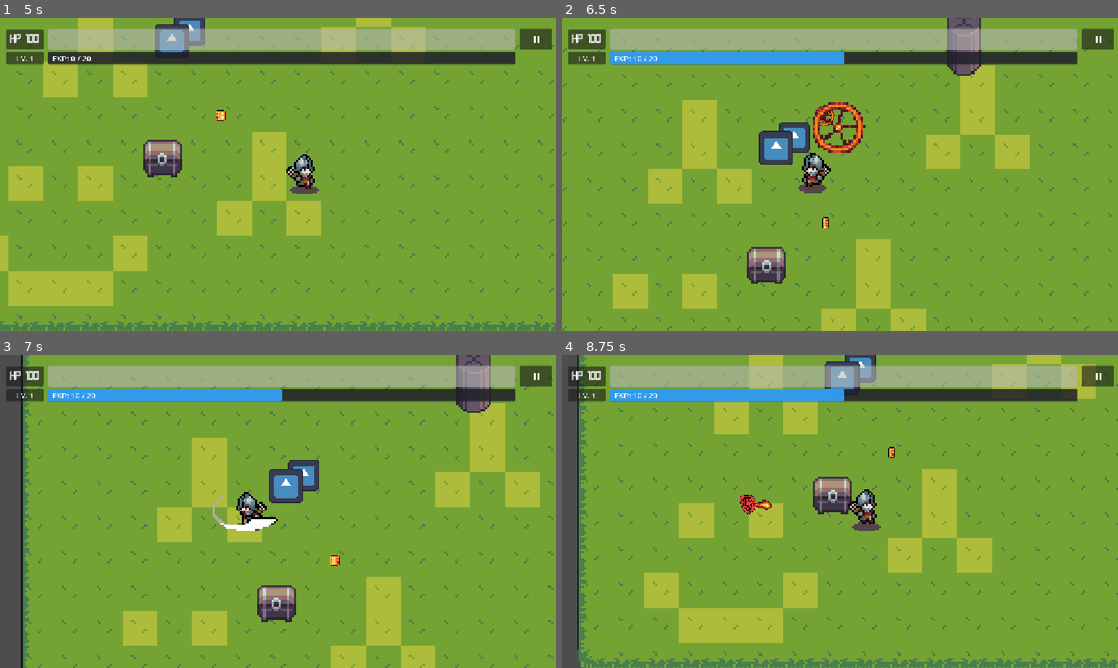
Above: before the commit, frames 1-4 (two rows, left to right).
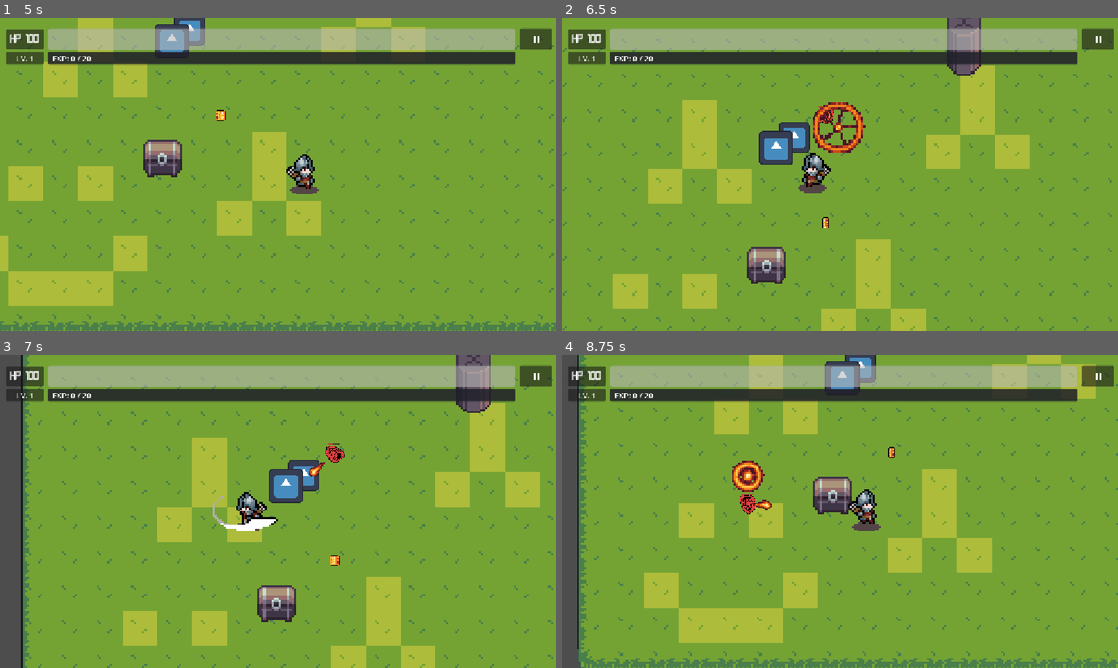
Above: after the commit, the same moments.

Repository: whyfren/HavenJakartaPrepare
Game: Godot game, scene res://UI/Menu.tscn
Two runs of this game, one before a commit and one after it. Both use one fixed random seed, a clock stepped at 60 frames per second and the inputs below. The engine's default icon, where the game draws it, is replaced by a stand-in: a white triangle on a blue panel in a dark square.
Inputs:
- Up to frame 1 (5 s): click "Start" at 0.5 s; click "⏸" at 1.25 s; click "Continue" at 2 s; tap Enter at 2.75 s; hold D (right) 2.78-3.53 s; hold Z (attack) 2.78-3.53 s; hold S (down) 3.53-4.28 s; tap Z (attack) at 3.6 s; hold D (right) from 4.28 s (still down); hold Z (attack) from 4.28 s (still down)
- Up to frame 2 (6.5 s): release D (right) at 5.03 s; release Z (attack) at 5.03 s; hold W (up) 5.03-5.78 s; tap Z (attack) at 5.1 s; hold A (left) from 5.78 s (still down); hold Z (attack) from 5.78 s (still down)
- Up to frame 3 (7 s): keep holding A (left); release Z (attack) at 6.53 s; tap Z (attack) at 6.6 s
- Up to frame 4 (8.75 s): release A (left) at 7.28 s; hold S (down) 7.28-8.03 s; hold Z (attack) 7.28-8.03 s; hold D (right) from 8.03 s (still down); tap Z (attack) at 8.1 s

Frame 1 is identical in both runs. In frame 2, 1.8% of the frame differs, in the area x 8-51%, y 10-35%; in frame 3, 2.0%; in frame 4, 2.2%, in the area x 8-51%, y 10-45%.

Commit message:
adjust hp enemy

Diff:
--- a/UI/hud.gd
+++ b/UI/hud.gd
@@ -20,7 +20,6 @@
 	_update_exp(Gamemanager.current_exp, Gamemanager.max_exp, Gamemanager.level)
 
 func _setup_exp_and_level_ui() -> void:
-	# 1. Panel & Label untuk Level
 	level_panel = Panel.new()
 	level_panel.name = "LevelPanel"
 	level_panel.offset_left = 12.0
@@ -40,7 +39,6 @@
 	level_panel.add_child(level_label)
 	add_child(level_panel)
 
-	# 2. Progress Bar untuk EXP
 	exp_bar = ProgressBar.new()
 	exp_bar.name = "ExpBar"
 	exp_bar.offset_left = 99.0
@@ -66,7 +64,6 @@
 	exp_bar.add_theme_stylebox_override("background", sb_bg)
 	exp_bar.add_theme_stylebox_override("fill", sb_fill)
 
-	# Label di dalam EXP Bar
 	exp_label = Label.new()
 	exp_label.name = "ExpLabel"
 	exp_label.text = "EXP: 0 / 20"
--- a/autoload/gamemanager.gd
+++ b/autoload/gamemanager.gd
@@ -14,7 +14,6 @@
 var current_health: float = 100.0
 var is_paused: bool = false
 
-# Sistem Level, EXP & Scaling
 var level: int = 1
 var current_exp: float = 0.0
 var max_exp: float = 20.0
@@ -35,20 +34,17 @@
 		current_exp -= max_exp
 		level += 1
 		max_exp = roundf(max_exp * 1.5)
-		# Reward level up: Tambah Max HP dan heal
 		max_health += 10.0
 		heal(max_health * 0.3)
 		level_up.emit(level)
 		Audiomanager.play_sfx("click", 1.8)
 	exp_changed.emit(current_exp, max_exp, level)
 
-func get_player_damage(base_damage: int = 10) -> int:
-	# Setiap naik level, damage player bertambah +5
+func get_player_damage(base_damage: int = 20) -> int:
 	return base_damage + (level - 1) * 5
 
-func get_enemy_scaling_hp(base_hp: float = 25.0) -> float:
-	# Scaling: Setiap 15 detik HP musuh bertambah 5, ditambah bonus sesuai level player
-	var time_bonus: float = floorf(game_time / 15.0) * 5.0
+func get_enemy_scaling_hp(base_hp: float = 60.0) -> float:
+	var time_bonus: float = floorf(game_time / 60.0) * 10.0
 	var level_bonus: float = (level - 1) * 5.0
 	return base_hp + time_bonus + level_bonus
 
--- a/entitiy/enemy/enemy.gd
+++ b/entitiy/enemy/enemy.gd
@@ -5,17 +5,18 @@
 const FIREBALL_SPEED := 420.0
 const SHOOT_COOLDOWN := 1.2
 const WANDER_CHANGE_TIME := 2.5
-const FIREBALL_LIFETIME := 3.0
+const FIREBALL_LIFETIME := 1.8
 const FIREBALL_SCENE := preload("res://entity/projectile/fireball.tscn")
 const HIT_EFFECT_SCENE := preload("res://entity/projectile/hit.tscn")
 
-@export var base_hp: float = 25.0
+@export var base_hp: float = 60.0
 @export var exp_reward: float = 10.0
 @export var player: Node2D
 
-var max_hp: float = 25.0
-var current_hp: float = 25.0
+var max_hp: float = 60.0
+var current_hp: float = 60.0
 var hp_bar: ProgressBar
+var is_invulnerable: bool = false
 
 var wander_direction := Vector2.ZERO
 var wander_time_left := 0.0
@@ -31,7 +32,6 @@
 	if not is_instance_valid(player):
 		player = get_tree().get_first_node_in_group("player")
 
-	# Scaling HP berdasarkan waktu bermain dan level
 	max_hp = Gamemanager.get_enemy_scaling_hp(base_hp)
 	current_hp = max_hp
 	_setup_hp_bar()
@@ -46,14 +46,14 @@
 	hp_bar.value = current_hp
 
 	var sb_bg := StyleBoxFlat.new()
-	sb_bg.bg_color = Color(0.1, 0.1, 0.1, 0.8)
+	sb_bg.bg_color = Color(0.15, 0.15, 0.15, 0.85)
 	sb_bg.corner_radius_top_left = 2
 	sb_bg.corner_radius_top_right = 2
 	sb_bg.corner_radius_bottom_left = 2
 	sb_bg.corner_radius_bottom_right = 2
 
 	var sb_fill := StyleBoxFlat.new()
-	sb_fill.bg_color = Color(0.9, 0.2, 0.2, 0.95)
+	sb_fill.bg_color = Color(0.85, 0.2, 0.2, 0.95)
 	sb_fill.corner_radius_top_left = 2
 	sb_fill.corner_radius_top_right = 2
 	sb_fill.corner_radius_bottom_left = 2
@@ -62,7 +62,7 @@
 	hp_bar.add_theme_stylebox_override("background", sb_bg)
 	hp_bar.add_theme_stylebox_override("fill", sb_fill)
 	add_child(hp_bar)
-	hp_bar.visible = false # Ditampilkan saat pertama kali terkena damage
+	hp_bar.visible = true
 
 func _physics_process(delta: float) -> void:
 	wander_time_left -= delta
@@ -103,12 +103,14 @@
 	get_tree().current_scene.add_child(fireball)
 
 func take_damage(amount: int) -> void:
-	current_hp -= amount
+	if is_invulnerable or current_hp <= 0:
+		return
+	is_invulnerable = true
+	current_hp = maxf(current_hp - amount, 0.0)
+
 	if hp_bar:
-		hp_bar.visible = true
 		hp_bar.value = current_hp
 
-	# Efek percikan saat terkena damage
 	if HIT_EFFECT_SCENE and get_tree().current_scene:
 		var hit := HIT_EFFECT_SCENE.instantiate()
 		hit.global_position = global_position
@@ -116,20 +118,23 @@
 		hit.animation_name = "fire"
 		get_tree().current_scene.call_deferred("add_child", hit)
 
-	# Flash putih sesaat pada sprite musuh
 	if sprite:
 		var orig_color: Color = sprite.modulate
 		sprite.modulate = Color(2.5, 2.5, 2.5, 1.0)
-		get_tree().create_timer(0.08).timeout.connect(func():
+		get_tree().create_timer(0.12).timeout.connect(func():
 			if is_instance_valid(sprite):
 				sprite.modulate = orig_color
+			is_invulnerable = false
+		)
+	else:
+		get_tree().create_timer(0.12).timeout.connect(func():
+			is_invulnerable = false
 		)
 
 	if current_hp <= 0:
 		_die()
 
 func _die() -> void:
-	# Berikan EXP ke player
 	Gamemanager.add_exp(exp_reward)
 	Audiomanager.play_sfx("blast")
 
--- a/entity/projectile/projectile.gd
+++ b/entity/projectile/projectile.gd
@@ -4,7 +4,7 @@
 
 @export var speed: float = 420.0
 @export var damage: float = 5.0
-@export var lifetime: float = 3.0
+@export var lifetime: float = 1.8
 @export_enum("arcane", "crimson", "electric", "fire", "holy", "ice", "plasma", "rose", "shadow", "toxic") var element: String = "fire"
 
 var direction: Vector2 = Vector2.RIGHT
@@ -32,15 +32,13 @@
 	global_position += direction * speed * delta
 	lifetime -= delta
 	if lifetime <= 0.0:
-		queue_free()
+		_explode()
 		return
 
 	if not is_parried:
 		var player := get_tree().get_first_node_in_group("player") as Node2D
 		if is_instance_valid(player):
 			var dist := global_position.distance_to(player.global_position)
-
-			# Sistem Parry: Jika player sedang menyerang (is_attacking) dan proyektil berada dalam jangkauan pedang
 			var is_attacking: bool = bool(player.get("is_attacking"))
 			if is_attacking and dist < 110.0:
 				var to_proj := global_position - player.global_position
@@ -49,24 +47,19 @@
 					facing_left = player.get_node("AnimatedSprite2D").flip_h
 				var facing_dir := Vector2.LEFT if facing_left else Vector2.RIGHT
 
-				# Cek apakah proyektil berada di arah tebasan atau dekat dengan pedang
 				if to_proj.normalized().dot(facing_dir) > -0.3 or dist < 65.0:
 					parry(player)
 					return
 
-			# Jika tidak tertangkis dan mengenai player
 			if dist < 30.0:
 				Gamemanager.take_damage(damage)
 				_explode()
+				return
 	else:
-		# Jika sudah di-parry: cari musuh terdekat untuk dihantam
-		var parry_damage: int = int(Gamemanager.get_player_damage(10) * 3.0)
 		for enemy in get_tree().get_nodes_in_group("enemy"):
 			if is_instance_valid(enemy) and not enemy.is_queued_for_deletion():
 				if global_position.distance_to(enemy.global_position) < 45.0:
-					if enemy.has_method("take_damage"):
-						enemy.take_damage(parry_damage)
-					_explode()
+					_hit_enemy(enemy)
 					return
 
 func _on_body_entered(body: Node2D) -> void:
@@ -83,11 +76,9 @@
 			_explode()
 	else:
 		if body.is_in_group("player"):
-			return # Abaikan player, jangan sampai melukai player sendiri
+			return
 		if body.has_method("take_damage"):
-			var parry_damage: int = int(Gamemanager.get_player_damage(10) * 3.0)
-			body.take_damage(parry_damage)
-			_explode()
+			_hit_enemy(body)
 		elif body is TileMapLayer or body is StaticBody2D:
 			_explode()
 
@@ -95,27 +86,29 @@
 	if _exploded:
 		return
 	if not is_parried:
-		# Deteksi sentuhan dengan Hitbox pedang player
 		if area.name == "Hitbox" or area.is_in_group("player_hitbox"):
 			var player := area.get_parent()
 			if is_instance_valid(player) and player.get("is_attacking"):
 				parry(player)
 				return
 	else:
-		# Deteksi sentuhan dengan Hurtbox musuh
 		var target := area.get_parent()
 		if is_instance_valid(target) and not target.is_in_group("player") and target.has_method("take_damage"):
-			var parry_damage: int = int(Gamemanager.get_player_damage(10) * 3.0)
-			target.take_damage(parry_damage)
-			_explode()
+			_hit_enemy(target)
 
-## Fungsi untuk membalikkan proyektil dan memicu efek parry
+func _hit_enemy(target: Node) -> void:
+	if _exploded:
+		return
+	var parry_damage: int = int(Gamemanager.get_player_damage(20) * 1.75)
+	if is_instance_valid(target) and target.has_method("take_damage"):
+		target.take_damage(parry_damage)
+	_explode()
+
 func parry(player: Node2D) -> void:
 	if is_parried or _exploded:
 		return
 	is_parried = true
 
-	# 1. Pantulkan arahnya ke musuh terdekat, atau balikkan arah jika musuh tidak ditemukan
 	var nearest_enemy: Node2D = null
 	var min_dist: float = 999999.0
 	for enemy in get_tree().get_nodes_in_group("enemy"):
@@ -130,17 +123,14 @@
 	else:
 		direction = -direction
 
-	# 2. Tingkatkan kecepatan proyektil dan reset lifetime
 	speed *= 1.6
-	lifetime = 4.0
+	lifetime = 2.5
 	rotation = direction.angle()
 
-	# 3. Ubah warna visual proyektil menjadi emas bercahaya (parried glow)
 	if animated_sprite:
 		animated_sprite.modulate = Color(2.5, 2.0, 0.4, 1.0)
 	scale = scale * 1.3
 
-	# 4. Munculkan efek kilatan/spark di titik benturan pedang
 	if HIT_EFFECT_SCENE and get_tree().current_scene:
 		var spark := HIT_EFFECT_SCENE.instantiate()
 		spark.global_position = global_position
@@ -148,11 +138,9 @@
 		spark.animation_name = "holy" if element != "holy" else "arcane"
 		get_tree().current_scene.call_deferred("add_child", spark)
 
-	# 5. Putar efek suara parry (benturan logam / clink ber-pitch tinggi)
 	if Audiomanager:
 		Audiomanager.play_sfx("blast", 2.2)
 
-	# 6. Guncangan kamera (camera shake)
 	if player and player.has_method("camera_shake"):
 		player.camera_shake(7.0, 0.15)
 
@@ -160,6 +148,9 @@
 	if _exploded:
 		return
 	_exploded = true
+	set_physics_process(false)
+	hide()
+
 	Audiomanager.play_sfx("blast")
 	if HIT_EFFECT_SCENE and get_tree().current_scene:
 		var hit := HIT_EFFECT_SCENE.instantiate()
--- a/hitbox.gd
+++ b/hitbox.gd
@@ -1,26 +1,35 @@
 extends Area2D
 
-@export var damage: int = 10
+@export var damage: int = 20
 @onready var collision_shape: CollisionShape2D = %HitboxCollision
+
+var hit_targets: Array[Node] = []
 
 func _ready() -> void:
 	add_to_group("player_hitbox")
 	collision_shape.disabled = true
 
 func attack() -> void:
+	hit_targets.clear()
 	collision_shape.disabled = false
-	await get_tree().create_timer(0.5).timeout
+	await get_tree().create_timer(0.3).timeout
 	collision_shape.disabled = true
+	hit_targets.clear()
 
 func _on_area_entered(area: Area2D) -> void:
 	if area.has_method("parry"):
 		area.parry(get_parent())
 		return
 
-	var target = area.get_parent()
-	var current_damage: int = Gamemanager.get_player_damage(damage)
+	var target: Node = area.get_parent()
+	var damage_receiver: Node = null
 
 	if is_instance_valid(target) and not target.is_queued_for_deletion() and target.has_method("take_damage"):
-		target.take_damage(current_damage)
+		damage_receiver = target
 	elif is_instance_valid(area) and not area.is_queued_for_deletion() and area.has_method("take_damage"):
-		area.take_damage(current_damage)
+		damage_receiver = area
+
+	if damage_receiver and not damage_receiver in hit_targets:
+		hit_targets.append(damage_receiver)
+		var current_damage: int = Gamemanager.get_player_damage(damage)
+		damage_receiver.take_damage(current_damage)
--- a/knightplayer.gd
+++ b/knightplayer.gd
@@ -15,14 +15,12 @@
 	camera.position_smoothing_speed = 5.0
 
 func _on_level_up(new_level: int) -> void:
-	# Efek kilatan emas saat level up
 	if animasi:
 		var orig_mod: Color = animasi.modulate
 		animasi.modulate = Color(2.5, 2.0, 0.4, 1.0)
 		var tween := create_tween()
 		tween.tween_property(animasi, "modulate", orig_mod, 0.5)
 
-	# Teks mengambang "LEVEL UP!"
 	var lbl := Label.new()
 	lbl.text = "LEVEL UP! (LV. %d)\nDAMAGE +5" % new_level
 	lbl.horizontal_alignment = HORIZONTAL_ALIGNMENT_CENTER
